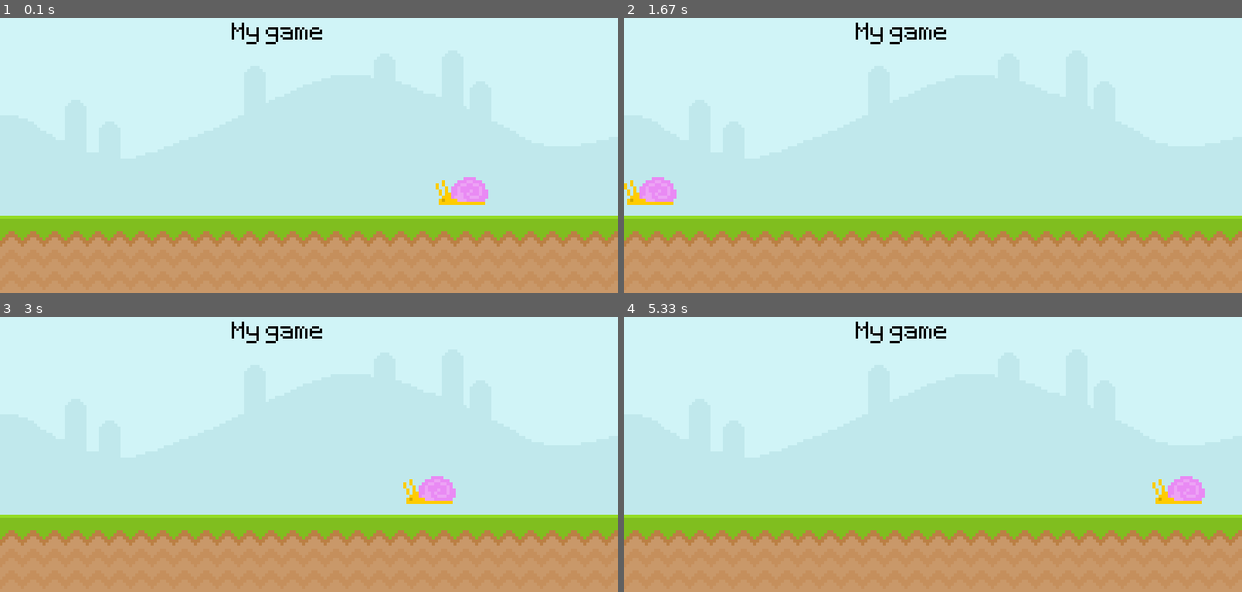
Above: before the commit, frames 1-4 (two rows, left to right).
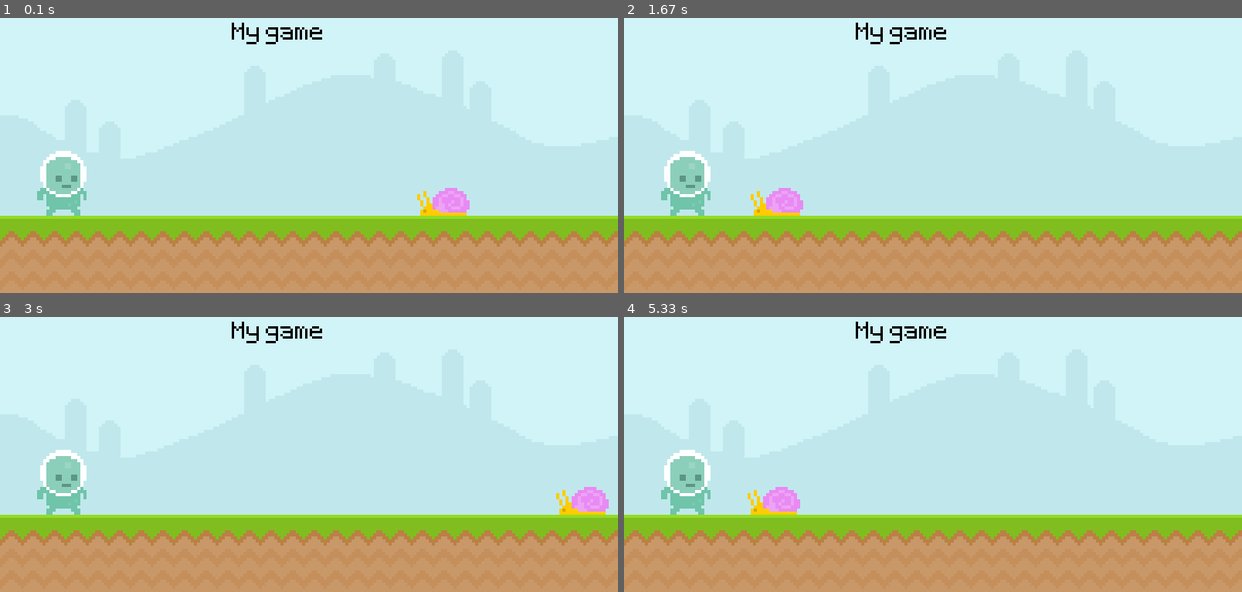
Above: after the commit, the same moments.

Repository: avidAves/Code
Game: pygame game, started from 1st Pygame/test.py
Same seed, same stepped clock (60 frames per second), same inputs: the game is played once before the commit and once after it.
Inputs:
- Up to frame 1 (0.1 s): no input
- Up to frame 2 (1.67 s): no input
- Up to frame 3 (3 s): no input
- Up to frame 4 (5.33 s): no input

The runs differ from the first frame. In frame 1, 2.4% of the frame differs, in the area x 6-79%, y 48-72%; in frame 2, 2.5%; in frame 3, 2.7%, in the area x 6-99%, y 48-72%; in frame 4, 2.7%.

Commit message:
Changed the snail and player to use rectangles!

Diff:
--- a/1st Pygame/test.py
+++ b/1st Pygame/test.py
@@ -8,31 +8,31 @@
 clock = pygame.time.Clock()
 test_font = pygame.font.Font("1st Pygame/font/Pixeltype.ttf",50)
 
-sky_surface = pygame.image.load('1st Pygame/graphics/Sky.png')
-ground_surface = pygame.image.load('1st Pygame/graphics/ground.png')
+sky_surface = pygame.image.load('1st Pygame/graphics/Sky.png').convert()
+ground_surface = pygame.image.load('1st Pygame/graphics/ground.png').convert()
 text_surface = test_font.render("My game", False, "Black")
 
-snail_surface = pygame.image.load('1st Pygame/graphics/snail/snail1.png')
-#No need for a snail y position, since it doesn't move up and down
-snail_x_pos = 600
 
+snail_surface = pygame.image.load('1st Pygame/graphics/snail/snail1.png').convert_alpha()
+snail_rect = snail_surface.get_rect(midbottom = (600,300))
+
+player_surf = pygame.image.load('1st Pygame/graphics/Player/player_walk_1.png').convert_alpha()
+player_rect = player_surf.get_rect(midbottom = (80,300))
 
 while True:
-    #Checks for pygame events, lets the user close the window
     for event in pygame.event.get():
         if event.type == pygame.QUIT:
             exit()
 
-    #Displays the test surface
     screen.blit(sky_surface,(0,0))
     screen.blit(ground_surface,(0,300))
     screen.blit(text_surface,(300,50))
-    #Makes snail move to the left
-    snail_x_pos -= 6
-    #If snail moves off screen, this teleports it back to the right side, slightly off screen
-    if snail_x_pos <= -100:
-        snail_x_pos = 900
-    screen.blit(snail_surface,(snail_x_pos,250))
+    screen.blit(player_surf,player_rect)
+
+    if snail_rect.right < 0:
+        snail_rect.left = 800
+    snail_rect.left -= 4
+    screen.blit(snail_surface,snail_rect)
     #Updates the screen at a max rate of 60fps
 
     pygame.display.update()
